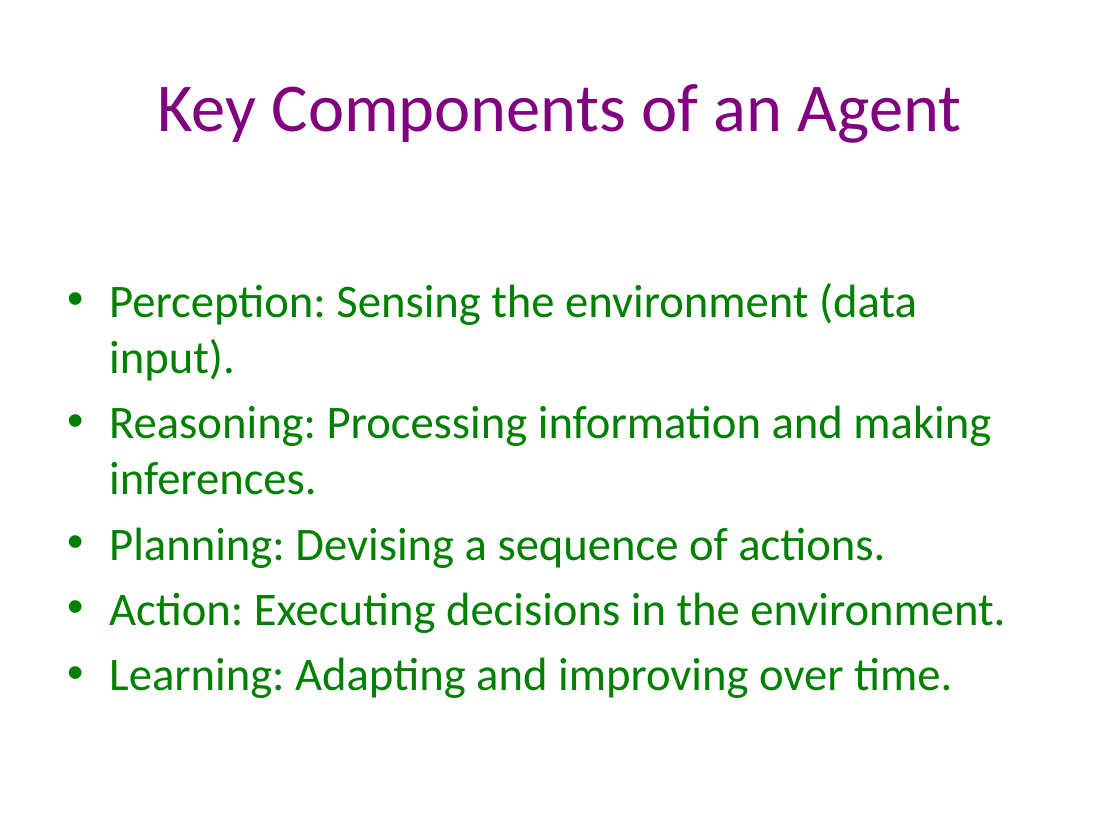
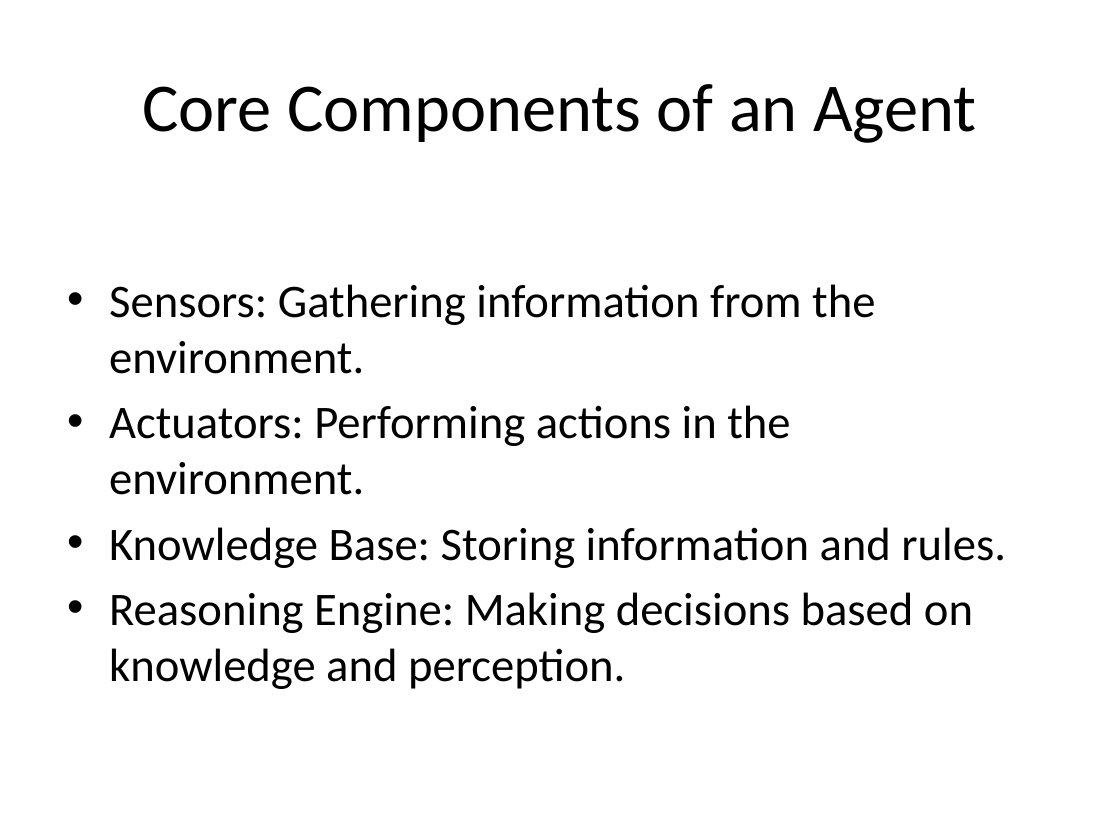
Before and after one commit to Anish-CodeDev/Desktop_AI_Agent, a slide deck: slide 3 of presentation.pptx (slide 2 before the commit). Drawn at 1120x840 pixels with LibreOffice and Linux fonts; fonts in the diff are those of the drawing. Boxes give left, top, right and bottom in pixels: in the first picture for what was removed or moved away, otherwise in the second. Text is boxed around its words. In the diff, an @@ line names an element or a change of style, - is before the commit and + after.

```diff
--- a/presentation.pptx
+++ b/presentation.pptx
@@ title at (x1=142, y1=84, x2=976, y2=143): text changed; text colour #800080 to #000000 @@
-Key Components of an Agent
+Core Components of an Agent
@@ text at (x1=109, y1=284, x2=1006, y2=689): text changed; text colour #008000 to #000000 @@
-• Perception: Sensing the environment (data input).
-• Reasoning: Processing information and making inferences.
-• Planning: Devising a sequence of actions.
-• Action: Executing decisions in the environment.
-• Learning: Adapting and improving over time.
+• Sensors: Gathering information from the environment.
+• Actuators: Performing actions in the environment.
+• Knowledge Base: Storing information and rules.
+• Reasoning Engine: Making decisions based on knowledge and perception.
```
Also in this commit, not shown: 8 other slides changed, 1 slide removed, 7 other files.
